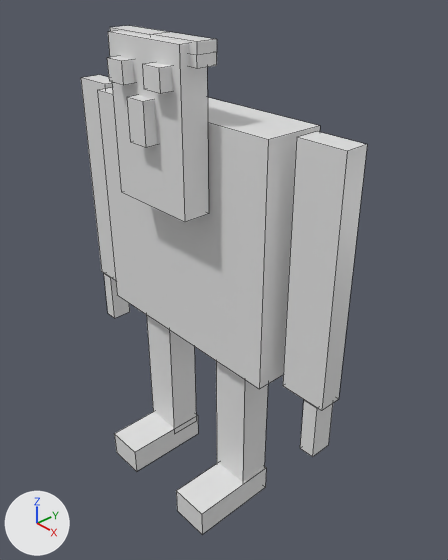
Before and after pictures for a commit that changed the Blender file Man.blend.
Before and after are seen from a camera (50 mm lens) standing at (3.69, -3.08, 2.12) and looking at (0.21, 0.08, -0.46). The lights are fixed; the arrows at lower left show +X, +Y and +Z. Mesh edges are drawn as thin lines.
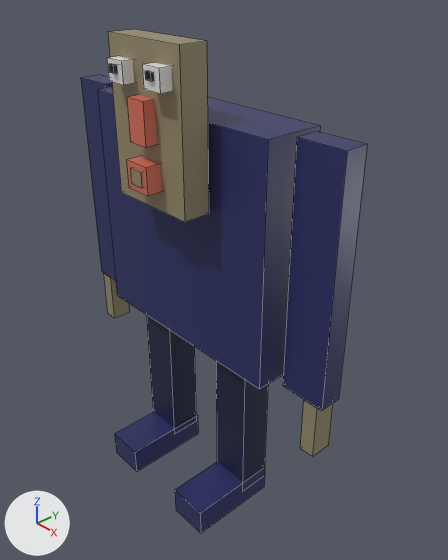
Changed parts and their boxes (x1, y1, x2, y2) in the pictures (448 x 560 px):
'Cube', recoloured (white to blue)
    both: (97, 88, 320, 389)
'Cube.003', recoloured (white to blue)
    both: (283, 132, 367, 411)
'Cube.002', recoloured (white to yellow)
    both: (108, 29, 209, 222)
'Cube.005', recoloured (white to blue)
    both: (216, 361, 268, 482)
'Cube.006', recoloured (white to blue)
    both: (147, 315, 196, 428)
'Cube.008', recoloured, moved (white to blue)
    before: (176, 462, 266, 534)
    after: (175, 462, 265, 533)
'Cube.004', recoloured (white to blue)
    both: (81, 75, 116, 280)
'Cube.007', recoloured (white to blue)
    both: (115, 412, 198, 471)
'Cube.014', deleted
    before: (110, 26, 217, 68)
'Cube.009', recoloured (white to yellow)
    both: (300, 400, 333, 457)
'Cube.011', recoloured
    both: (127, 95, 157, 148)
'Cube.015', added
    after: (126, 156, 161, 196)
'Cube.010', recoloured (white to yellow)
    both: (104, 273, 130, 318)
'Cube.018', added
    after: (130, 168, 143, 188)
'Cube.017', added
    after: (145, 71, 154, 81)
'Cube.016', added
    after: (108, 64, 118, 73)

What changed in the scene script:
```text
Change me_cube:
    where me_cube.from_pydata(...)  # 8 vertices, 6 faces; spans x -1.0..1.0, y -1.0..1.0, z -1.0..1.0
    remove me_cube.materials.append(mat_material)  # white #e7e7e7
    add me_cube.materials.append(mat_blue)  # dark blue #2a2f66
Change me_cube_002:
    where me_cube_002.from_pydata(...)  # 8 vertices, 6 faces; spans x -1.0..1.0, y -1.0..1.0, z -1.0..1.0
    remove me_cube_002.materials.append(mat_material)  # white #e7e7e7
    add me_cube_002.materials.append(mat_skin)  # yellow #978c6c
Change me_cube_003:
    where me_cube_003.from_pydata(...)  # 8 vertices, 6 faces; spans x -1.0..1.0, y -1.0..1.0, z -1.0..1.0
    remove me_cube_003.materials.append(mat_material)  # white #e7e7e7
    add me_cube_003.materials.append(mat_blue)  # dark blue #2a2f66
Change me_cube_004:
    where me_cube_004.from_pydata(...)  # 8 vertices, 6 faces; spans x -1.0..1.0, y -1.0..1.0, z -1.0..1.0
    remove me_cube_004.materials.append(mat_material)  # white #e7e7e7
    add me_cube_004.materials.append(mat_blue)  # dark blue #2a2f66
Change me_cube_005:
    where me_cube_005.from_pydata(...)  # 8 vertices, 6 faces; spans x -1.0..1.0, y -1.0..1.0, z -1.0..1.0
    remove me_cube_005.materials.append(mat_material)  # white #e7e7e7
    add me_cube_005.materials.append(mat_dark_blue)  # dark blue #1b1f42
Change me_cube_006:
    where me_cube_006.from_pydata(...)  # 8 vertices, 6 faces; spans x -1.0..1.0, y -1.0..1.0, z -1.0..1.0
    remove me_cube_006.materials.append(mat_material)  # white #e7e7e7
    add me_cube_006.materials.append(mat_dark_blue)  # dark blue #1b1f42
Change me_cube_007:
    where me_cube_007.from_pydata(...)  # 8 vertices, 6 faces; spans x -1.0..1.0, y -1.0..1.0, z -1.0..1.0
    remove me_cube_007.materials.append(mat_material)  # white #e7e7e7
    add me_cube_007.materials.append(mat_blue)  # dark blue #2a2f66
Change me_cube_008:
    where me_cube_008.from_pydata(...)  # 8 vertices, 6 faces; spans x -1.0..1.0, y -1.0..1.0, z -1.0..1.0
    remove me_cube_008.materials.append(mat_material)  # white #e7e7e7
    add me_cube_008.materials.append(mat_blue)  # dark blue #2a2f66
Change me_cube_009:
    where me_cube_009.from_pydata(...)  # 8 vertices, 6 faces; spans x -1.0..1.0, y -1.0..1.0, z -1.0..1.0
    add me_cube_009.materials.append(mat_skin)  # yellow #978c6c
Change me_cube_010:
    where me_cube_010.from_pydata(...)  # 8 vertices, 6 faces; spans x -1.0..1.0, y -1.0..1.0, z -1.0..1.0
    add me_cube_010.materials.append(mat_skin)  # yellow #978c6c
Change me_cube_011:
    where me_cube_011.from_pydata(...)  # 8 vertices, 6 faces; spans x -1.0..1.0, y -1.0..1.0, z -1.0..1.0
    remove me_cube_011.materials.append(mat_material)  # white #e7e7e7
    add me_cube_011.materials.append(mat_mouth)  # red #d96f5c
Change ob_cube_008:
    ob_cube_008.location: (0.571, -0.266, -2.438) -> (0.551, -0.265, -2.443)
Remove ob_cube_014:
    ob_cube_014 = bpy.data.objects.new('Cube.014', me_cube_016)
Add ob_cube_018:
    ob_cube_018 = bpy.data.objects.new('Cube.018', me_cube_019)  # a box spanning x -1.0..1.0, y -1.0..1.0, z -1.0..1.0; in mat_skin (yellow #978c6c)
    ob_cube_018.location = (0.056, -0.578, 0.591)
    ob_cube_018.scale = (0.0651, 0.0615, 0.0579)
Add ob_cube_017:
    ob_cube_017 = bpy.data.objects.new('Cube.017', me_cube_018)  # a box spanning x -1.0..1.0, y -1.0..1.0, z -1.0..1.0; in mat_black (black #000000)
    ob_cube_017.location = (0.265, -0.602, 1.338)
    ob_cube_017.scale = (-0.0307, -0.029, -0.0273)
Add ob_cube_016:
    ob_cube_016 = bpy.data.objects.new('Cube.016', me_cube_015)  # a box spanning x -1.0..1.0, y -1.0..1.0, z -1.0..1.0; in mat_black (black #000000)
    ob_cube_016.location = (-0.173, -0.599, 1.327)
    ob_cube_016.scale = (-0.0307, -0.029, -0.0273)
Add ob_cube_015:
    ob_cube_015 = bpy.data.objects.new('Cube.015', me_cube_014)  # a box spanning x -1.0..1.0, y -1.0..1.0, z -1.0..1.0; in mat_mouth (red #d96f5c)
    ob_cube_015.location = (0.053, -0.515, 0.591)
    ob_cube_015.scale = (0.122, 0.115, 0.108)
```
